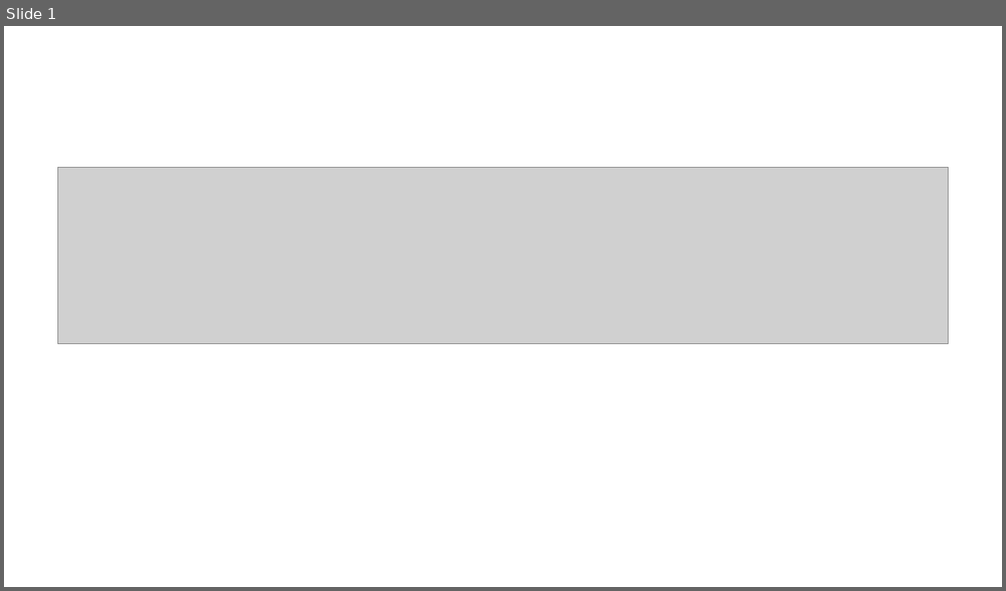
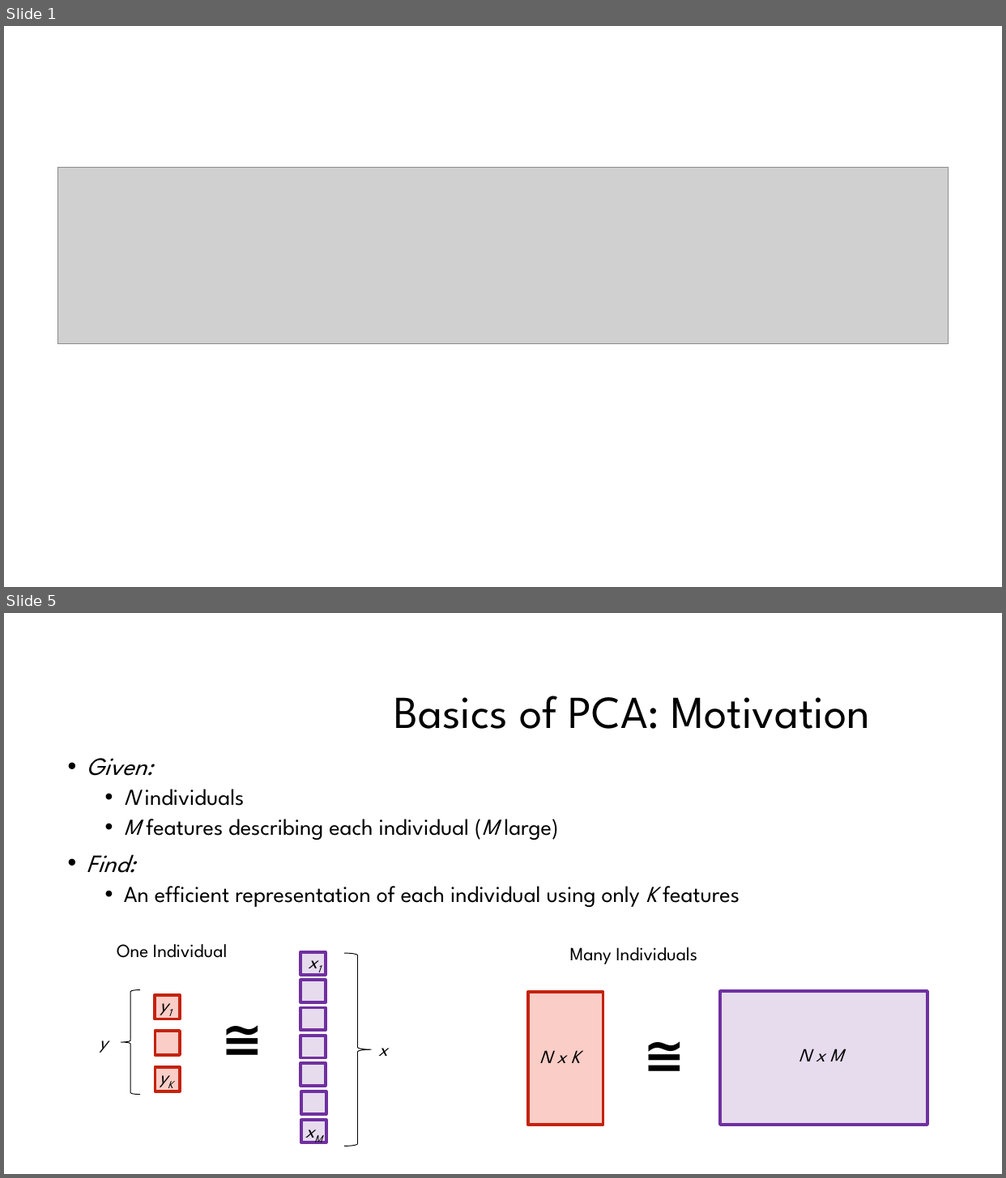
Before and after one commit to jmp448/genomic-data-science, a slide deck: PCA Presentation.pptx. Shown one above the other, each under a label of ours: slide 1 before the commit, slides 1 and 5 after it; the slides between them are not shown. The pictures are 1006x591 and 1006x1178 pixels, drawn with LibreOffice and Linux fonts; fonts in the diff are those of the drawing; grey boxes stand for pictures; background and template pictures are left out. Boxes give left, top, right and bottom in pixels: in the first picture for what was removed or moved away, otherwise in the second. Text is boxed around its words. In the diff, an @@ line names an element or a change of style, - is before the commit and + after.

```diff
--- a/PCA Presentation.pptx
+++ b/PCA Presentation.pptx
@@ slide 5 added at bbox=[4, 613, 1002, 1174], background #FFFFFF @@
@@ text added at bbox=[394, 696, 870, 729], 44 pt, text #000000 @@
+Basics of PCA: Motivation
@@ text added at bbox=[87, 758, 739, 907], 22 pt, text #000000 @@
+• Given:
+  • N individuals
+  • M features describing each individual (M large)
+• Find:
+  • An efficient representation of each individual using only K features
@@ text added at bbox=[117, 944, 227, 958], 18 pt, text #000000 @@
+One Individual
@@ rectangle added at bbox=[300, 952, 325, 974], fill #7030A0 at 17% opacity, outline #7030A0 3 pt @@
@@ text added at bbox=[300, 946, 335, 976], 18 pt, text #000000, italic @@
+x1
@@ text added at bbox=[570, 948, 697, 965], 18 pt, text #000000 @@
+Many Individuals
@@ right brace added at bbox=[344, 954, 371, 1147], outline #000000 0.75 pt @@
@@ right brace added at bbox=[121, 990, 140, 1095], outline #000000 0.75 pt @@
@@ text added at bbox=[152, 990, 187, 1020], 18 pt, text #000000, italic @@
+y1
@@ rectangle added at bbox=[155, 995, 180, 1019], fill #FBCDC7, outline #C4220D 3 pt @@
@@ rectangle added at bbox=[300, 980, 325, 1003], fill #7030A0 at 17% opacity, outline #7030A0 3 pt @@
@@ rectangle added at bbox=[528, 992, 603, 1125], fill #FBCDC7, outline #C4220D 3 pt @@
@@ rectangle added at bbox=[720, 991, 928, 1124], fill #7030A0 at 17% opacity, outline #7030A0 3 pt @@
@@ text added at bbox=[214, 1003, 290, 1072], 48 pt, text #000000, bold @@
+≅
@@ rectangle added at bbox=[300, 1008, 325, 1031], fill #7030A0 at 17% opacity, outline #7030A0 3 pt @@
@@ text added at bbox=[637, 1020, 713, 1088], 48 pt, text #000000, bold @@
+≅
@@ text added at bbox=[99, 1041, 108, 1053], 18 pt, text #000000, italic @@
+y
@@ rectangle added at bbox=[155, 1032, 180, 1055], fill #FBCDC7, outline #C4220D 3 pt @@
@@ rectangle added at bbox=[300, 1036, 325, 1059], fill #7030A0 at 17% opacity, outline #7030A0 3 pt @@
@@ text added at bbox=[378, 1048, 388, 1056], 18 pt, text #000000, italic @@
+x
@@ text added at bbox=[799, 1049, 843, 1062], 18 pt, text #000000, italic @@
+N x M
@@ text added at bbox=[151, 1063, 187, 1093], 18 pt, text #000000, italic @@
+yK
@@ rectangle added at bbox=[155, 1067, 180, 1092], fill #FBCDC7, outline #C4220D 3 pt @@
@@ rectangle added at bbox=[300, 1063, 325, 1086], fill #7030A0 at 17% opacity, outline #7030A0 3 pt @@
@@ text added at bbox=[539, 1050, 580, 1063], 18 pt, text #000000, italic @@
+N x K
@@ rectangle added at bbox=[301, 1093, 326, 1114], fill #7030A0 at 17% opacity, outline #7030A0 3 pt @@
@@ text added at bbox=[298, 1116, 349, 1146], 18 pt, text #000000, italic @@
+xM
@@ rectangle added at bbox=[301, 1121, 326, 1143], fill #7030A0 at 17% opacity, outline #7030A0 3 pt @@
```
Also in this commit, not shown: 24 other slides added, 2 slides removed, 2 other files.
